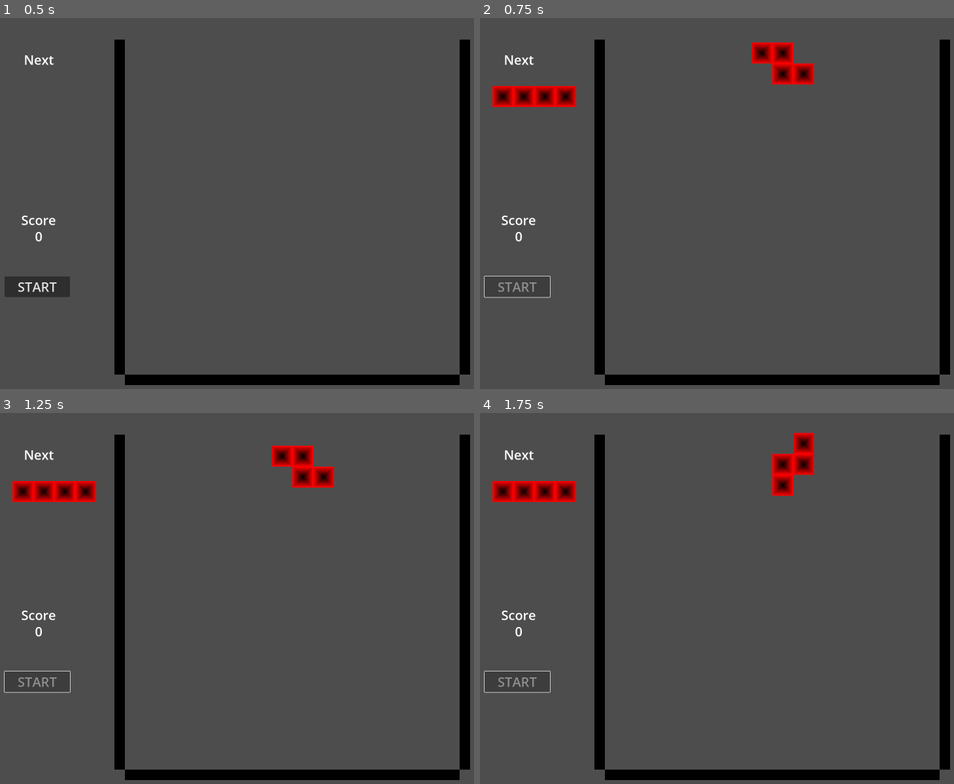
Above: before the commit, frames 1-4 (two rows, left to right).
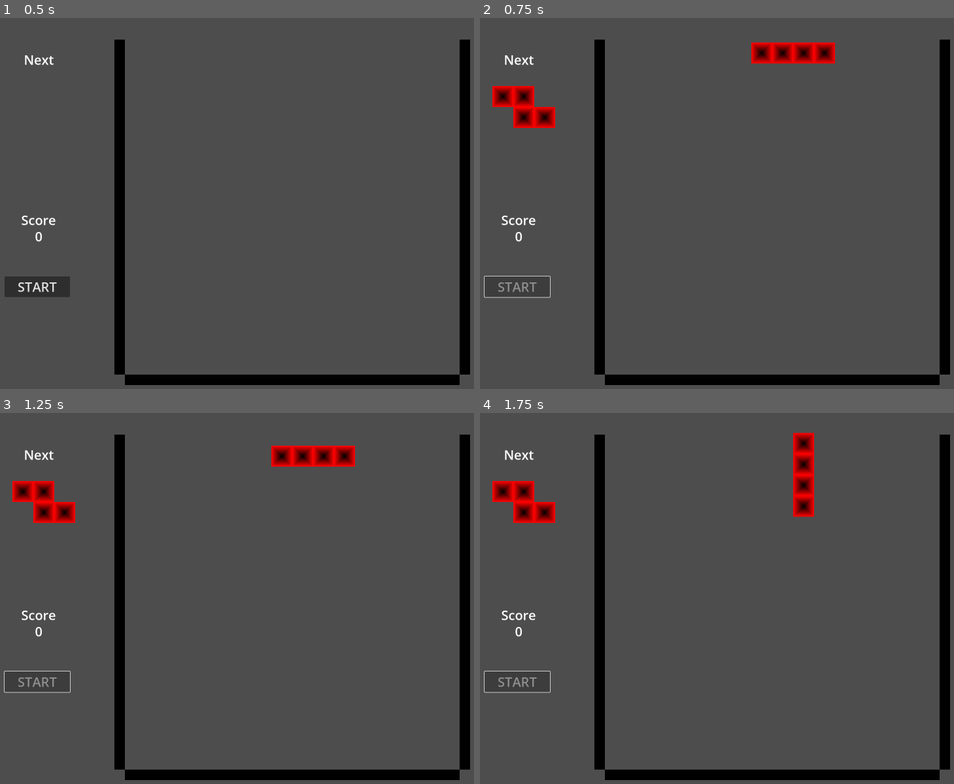
Above: after the commit, the same moments.

Repository: tmielcarz/godot-tetris
Game: Godot game, scene res://main.tscn
Two runs of this game, one before a commit and one after it. Both use one fixed random seed, a clock stepped at 60 frames per second and the inputs below.
Inputs:
- Up to frame 1 (0.5 s): no input
- Up to frame 2 (0.75 s): click "START" at 0.5 s
- Up to frame 3 (1.25 s): no input
- Up to frame 4 (1.75 s): hold Right (move_right) from 1.28 s (still down); tap Up (rotate) at 1.35 s

Frame 1 is identical in both runs. In frame 2, 2.0% of the frame differs, in the area x 7-75%, y 6-30%; in frame 3, 2.0%; in frame 4, 2.0%.

Commit message:
square block

Diff:
--- /dev/null
+++ b/blocks/square_block.gd
@@ -0,0 +1,22 @@
+extends "res://blocks/abstract_block.gd"
+
+func _ready():
+	segments.append_array([$SimpleSegment1, $SimpleSegment2, $SimpleSegment3, $SimpleSegment4])
+	left_side.append_array([
+		[[1, 2], [4, 2]],
+		[[3, 4], [4, 4]],
+		[[2, 1], [3, 1]],
+		[[1, 3], [2, 3]],
+	])
+	right_side.append_array([
+		[[2, 1], [3, 1]],
+		[[1, 3], [2, 3]],
+		[[1, 2], [4, 2]],
+		[[3, 4], [4, 4]]
+	])
+	down_side.append_array([
+		[[3, 4], [4, 4]],
+		[[2, 1], [3, 1]],
+		[[1, 3], [2, 3]],
+		[[1, 2], [4, 2]]
+	])
--- /dev/null
+++ b/blocks/square_block.tscn
@@ -0,0 +1,26 @@
+[gd_scene load_steps=3 format=3 uid="uid://6huhus3je8yf"]
+
+[ext_resource type="Script" path="res://blocks/square_block.gd" id="1_ho14n"]
+[ext_resource type="PackedScene" uid="uid://dh1nvktbbv3fj" path="res://blocks/simple_segment.tscn" id="1_kq0rp"]
+
+[node name="SquareBlock" type="Node2D"]
+script = ExtResource("1_ho14n")
+
+[node name="SimpleSegment1" parent="." instance=ExtResource("1_kq0rp")]
+top_enabled = true
+left_enabled = true
+
+[node name="SimpleSegment2" parent="." instance=ExtResource("1_kq0rp")]
+position = Vector2(64, 0)
+top_enabled = true
+right_enabled = true
+
+[node name="SimpleSegment3" parent="." instance=ExtResource("1_kq0rp")]
+position = Vector2(64, 64)
+right_enabled = true
+bottom_enabled = true
+
+[node name="SimpleSegment4" parent="." instance=ExtResource("1_kq0rp")]
+position = Vector2(0, 64)
+bottom_enabled = true
+left_enabled = true
--- a/board.gd
+++ b/board.gd
@@ -4,6 +4,7 @@
 @export var l_block_left: PackedScene
 @export var z_block_left: PackedScene
 @export var i_block: PackedScene
+@export var square_block: PackedScene
 
 var blocks = {}
 
@@ -24,6 +25,7 @@
 	blocks[0] = l_block_left
 	blocks[1] = z_block_left
 	blocks[2] = i_block
+	blocks[3] = square_block
 
 func start_level():
 	current_speed = 50
--- a/board.tscn
+++ b/board.tscn
@@ -1,10 +1,11 @@
-[gd_scene load_steps=15 format=3 uid="uid://bv6jl0eqjak4n"]
+[gd_scene load_steps=16 format=3 uid="uid://bv6jl0eqjak4n"]
 
 [ext_resource type="Script" path="res://board.gd" id="1_bmftx"]
 [ext_resource type="PackedScene" uid="uid://bdglbdtnc0v8e" path="res://blocks/locked_segment.tscn" id="2_h12aj"]
 [ext_resource type="PackedScene" uid="uid://d3lxiec8frvuy" path="res://blocks/l_block_left.tscn" id="2_nww57"]
 [ext_resource type="PackedScene" uid="uid://bscjijut321pq" path="res://blocks/z_block_left.tscn" id="3_5ispg"]
 [ext_resource type="PackedScene" uid="uid://m2x4umobuv65" path="res://blocks/i_block.tscn" id="4_uc2rf"]
+[ext_resource type="PackedScene" uid="uid://6huhus3je8yf" path="res://blocks/square_block.tscn" id="6_ujkpl"]
 
 [sub_resource type="Gradient" id="Gradient_lkwvs"]
 interpolation_mode = 1
@@ -47,6 +48,7 @@
 l_block_left = ExtResource("2_nww57")
 z_block_left = ExtResource("3_5ispg")
 i_block = ExtResource("4_uc2rf")
+square_block = ExtResource("6_ujkpl")
 
 [node name="Floor" type="Area2D" parent="."]
 position = Vector2(2.08165e-12, 16)
--- a/hud.gd
+++ b/hud.gd
@@ -5,6 +5,7 @@
 @export var l_block_left: PackedScene
 @export var z_block_left: PackedScene
 @export var i_block: PackedScene
+@export var square_block: PackedScene
 
 var blocks = {}
 
@@ -15,10 +16,11 @@
 	blocks[l_block_left._bundled.names[0]] = l_block_left
 	blocks[z_block_left._bundled.names[0]] = z_block_left
 	blocks[i_block._bundled.names[0]] = i_block
+	blocks[square_block._bundled.names[0]] = square_block
 	$PauseLabel.hide()
 
 # Called every frame. 'delta' is the elapsed time since the previous frame.
-func _process(delta):
+func _process(_delta):
 	pass
 
 func update_score(score):
--- a/hud.tscn
+++ b/hud.tscn
@@ -1,15 +1,17 @@
-[gd_scene load_steps=5 format=3 uid="uid://co2wsjk020yrv"]
+[gd_scene load_steps=6 format=3 uid="uid://co2wsjk020yrv"]
 
 [ext_resource type="Script" path="res://hud.gd" id="1_1dae4"]
 [ext_resource type="PackedScene" uid="uid://d3lxiec8frvuy" path="res://blocks/l_block_left.tscn" id="2_o780w"]
 [ext_resource type="PackedScene" uid="uid://bscjijut321pq" path="res://blocks/z_block_left.tscn" id="3_ic87h"]
 [ext_resource type="PackedScene" uid="uid://m2x4umobuv65" path="res://blocks/i_block.tscn" id="4_v14l5"]
+[ext_resource type="PackedScene" uid="uid://6huhus3je8yf" path="res://blocks/square_block.tscn" id="5_dwfmb"]
 
 [node name="HUD" type="CanvasLayer"]
 script = ExtResource("1_1dae4")
 l_block_left = ExtResource("2_o780w")
 z_block_left = ExtResource("3_ic87h")
 i_block = ExtResource("4_v14l5")
+square_block = ExtResource("5_dwfmb")
 
 [node name="ScoreLabel" type="Label" parent="."]
 offset_top = 600.0
